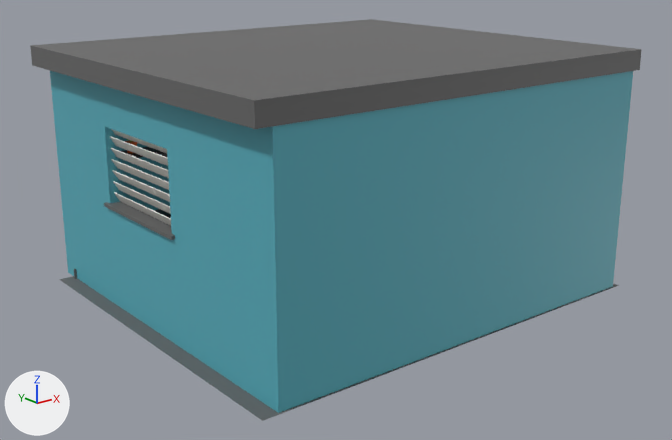
The glTF model public/models/workspace.glb: old version first, new version second.
Camera for both pictures: a camera (50 mm lens) standing at (-10.06, -12.63, 6.26) and looking at (-0.06, -0.13, 1.26). Arrows for +X, +Y and +Z are at lower left; the lights stay in place. Where no turn or scale is listed for an object, it has been applied to the vertices. Vertices at the same position are counted once.

In view in the first picture: 'blinds', 'ceiling', 'floor', 'walls'.
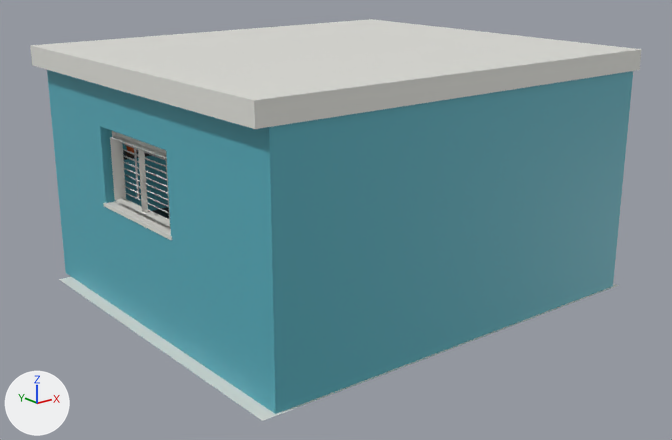
Where the change shows, as pixel boxes (x1, y1, x2, y2) in the pictures (672 x 440 px; the box of a moved part takes in the faces that stretch with it):
'walls', reshaped: before (50, 71, 633, 413); after (47, 70, 633, 414)
'ceiling', recoloured (grey to white): (30, 19, 642, 129) in both
'floor', recoloured: (59, 276, 619, 421) in both
'blinds', reshaped, moved, turned, rescaled: before (110, 129, 171, 225); after (122, 142, 169, 214)
'window', added: after (103, 131, 172, 240)
part 1 of me_walls, deleted: before (104, 201, 175, 240)
part 2 of me_walls, moved or reshaped: before (50, 71, 620, 413); after (47, 70, 620, 414)
part 3 of me_blinds, added: after (134, 149, 139, 198)
part 4 of me_blinds, deleted: before (114, 192, 171, 225)
part 5 of me_blinds, deleted: before (111, 148, 169, 178)
part 6 of me_blinds, deleted: before (113, 181, 171, 214)
part 7 of me_blinds, deleted: before (110, 136, 168, 166)
part 8 of me_blinds, deleted: before (112, 170, 170, 202)
part 9 of me_blinds, deleted: before (111, 129, 167, 153)
part 10 of me_blinds, deleted: before (111, 159, 169, 190)
part 11 of me_blinds, added: after (122, 142, 169, 214)

What the commit changed:
me_walls is used by ob_walls; location (-2.46, 1.2, 2.19).
me_walls had 76 vertices, 140 faces and spanned x -1.22..6.34, y -4.54..2.39, z -2.2..1.95.
me_walls now has 64 vertices, 120 faces and spans x -1.21..6.34, y -4.54..2.39, z -2.2..1.95.
me_walls part 1: the loose piece of 12 vertices spanning x -1.22..-0.82, y -1.91..0.39, z -0.4..-0.33 is deleted.
me_walls part 2: 18 vertices moved from x -1.16..-0.87, y -4.54..2.39, z -2.2..1.95 to x -1.21..-0.86, y -4.54..2.39, z -2.2..1.95; 6 vertices removed from x -1.16..-0.88, y -4.29..-1.81, z -2.19..0.97; 6 vertices added at x -1.21..-0.88, y -4.29..-1.81, z -2.19..0.97.
me_floor has 4 vertices, 2 faces and spans x -3.95..3.95, y -3.36..3.36, z 0.0.
me_floor no longer uses material mat_gray (dark grey #666666).
me_floor now uses material mat_white (light grey #e3e3dd).
me_blinds is used by ob_blinds; location (-3.29, 0.44, 2.28).
me_blinds had 56 vertices, 84 faces and spanned x -0.25..-0.14, y -1.08..1.09, z -0.42..0.9.
me_blinds no longer uses material mat_white (light grey #e3e3dd).
me_blinds now has 132 vertices, 204 faces and spans x -0.81..1.88, y -1.03..1.11, z -16.98..95.52.
me_blinds part 3: a new loose piece, a box spanning x 1.15..1.43, y -0.77..-0.72, z -4.91..95.52.
me_blinds part 4: the loose piece of 8 vertices spanning x -0.25..-0.14, y -1.08..1.09, z -0.42..-0.24 is deleted.
me_blinds part 5: the loose piece of 8 vertices spanning x -0.25..-0.14, y -1.08..1.09, z 0.35..0.52 is deleted.
me_blinds part 6: the loose piece of 8 vertices spanning x -0.25..-0.14, y -1.08..1.09, z -0.23..-0.05 is deleted.
me_blinds part 7: the loose piece of 8 vertices spanning x -0.25..-0.14, y -1.08..1.09, z 0.54..0.71 is deleted.
me_blinds part 8: the loose piece of 8 vertices spanning x -0.25..-0.14, y -1.08..1.09, z -0.03..0.14 is deleted.
me_blinds part 9: the loose piece of 8 vertices spanning x -0.25..-0.14, y -1.08..1.09, z 0.73..0.9 is deleted.
me_blinds part 10: the loose piece of 8 vertices spanning x -0.25..-0.14, y -1.08..1.09, z 0.16..0.33 is deleted.
me_blinds part 11: 88 vertices added at x -0.4..1.05, y -1.0..1.0, z -2.88..95.03.
me_ceiling has 8 vertices, 12 faces and spans x -3.95..3.95, y -3.36..3.67, z 0.0..0.35.
me_ceiling no longer uses material mat_gray (dark grey #666666).
me_ceiling now uses material mat_white (light grey #e3e3dd).
Mesh me_window is new.
It has 98 vertices, 128 faces and spans x -0.22..0.2, y -1.16..1.14, z -0.87..0.54.
It uses material mat_white (light grey #e3e3dd).
Object 'blinds' (ob_blinds) moves from (-3.29, 0.44, 2.28) to (-3.28, 0.45, 3.03).
Object 'blinds' (ob_blinds) turns from (0, 0, 0) to (180, 0, 0) degrees about x, y and z.
Object 'blinds' (ob_blinds) is rescaled from (1.0, 1.0, 1.0) to (0.0589, 1.1, 0.0118).
Object 'window' (ob_window) is new; it shows me_window.
Its location is (-3.47, 0.45, 2.66).
